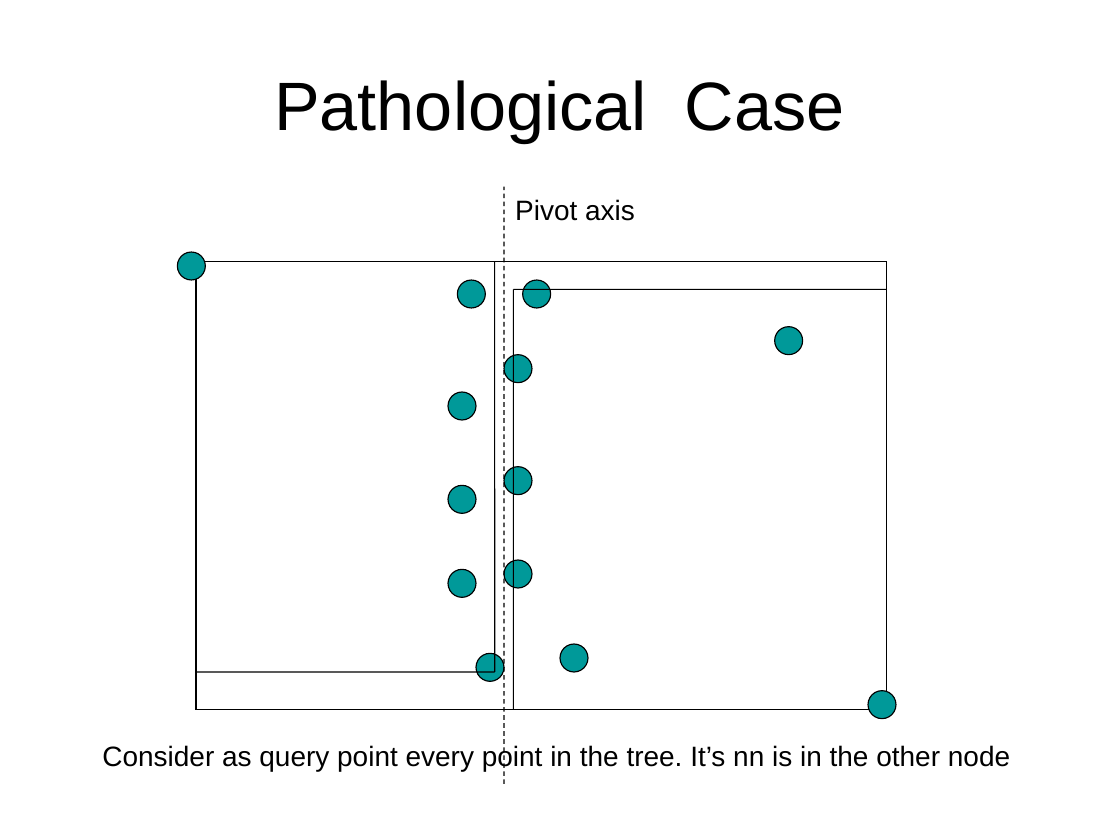
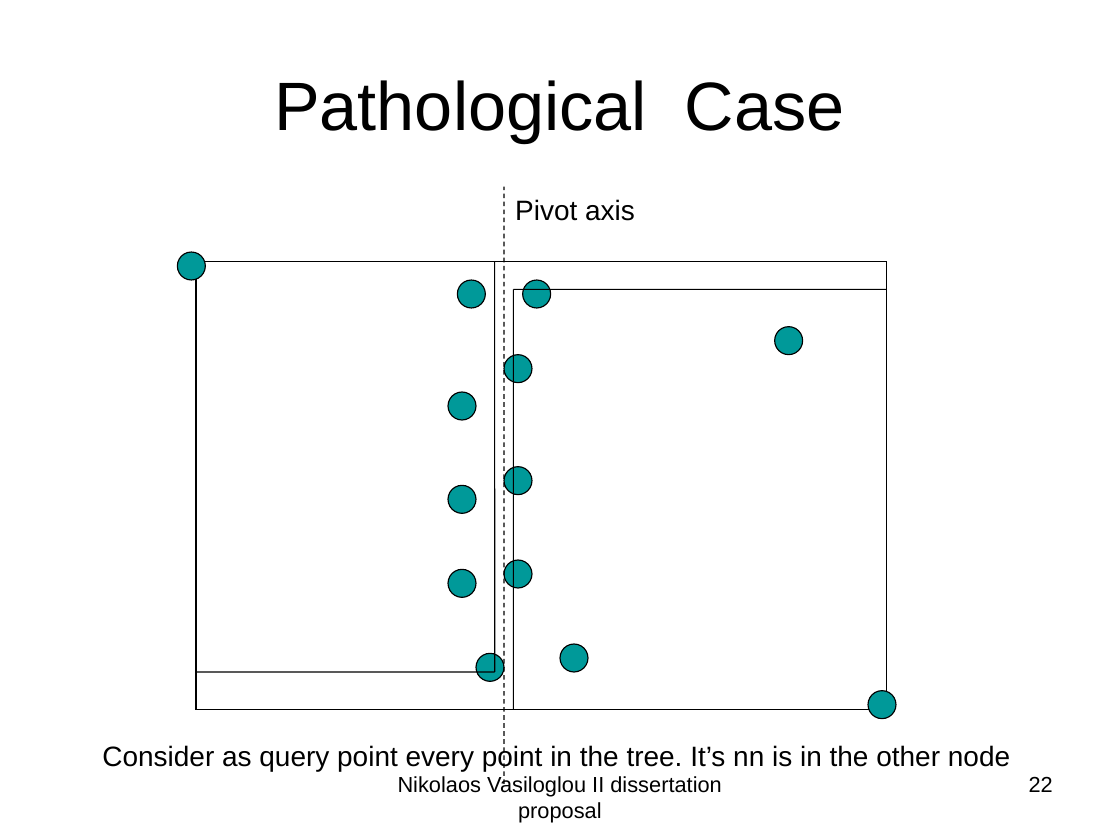
Before and after one commit to subailong/mlpack, a slide deck: slide 22 of fastlib/u/nvasil/docs/proposal/proposal.ppt (slide 19 before the commit). Drawn at 1120x840 pixels with LibreOffice and Linux fonts; fonts in the diff are those of the drawing. Boxes give left, top, right and bottom in pixels: in the first picture for what was removed or moved away, otherwise in the second. Text is boxed around its words. In the diff, an @@ line names an element or a change of style, - is before the commit and + after.

```diff
--- a/fastlib/u/nvasil/docs/proposal/proposal.ppt
+++ b/fastlib/u/nvasil/docs/proposal/proposal.ppt
@@ text added at <box>398,775,721,823</box>, 14 pt, text #000000 @@
+Nikolaos Vasiloglou II dissertation proposal
@@ page number added at <box>1029,776,1053,792</box>, 14 pt, text #000000 @@
+22
```
Also in this commit, not shown: 30 other slides changed, 20 slides added, 5 slides removed.
